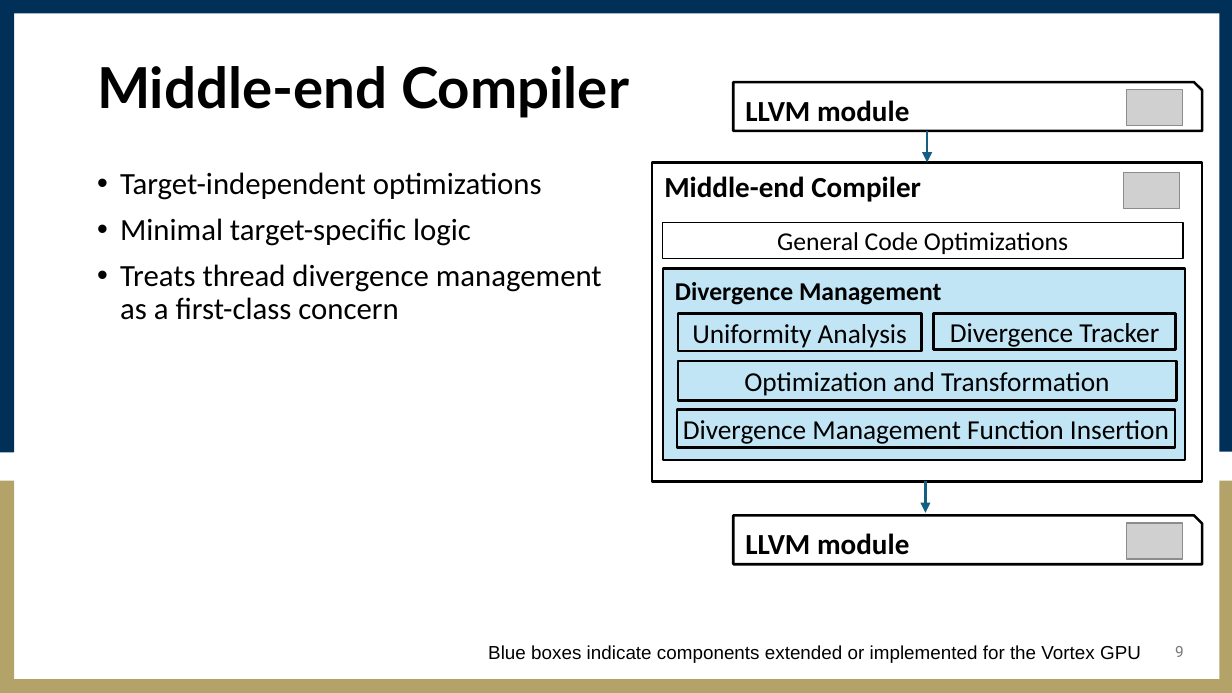
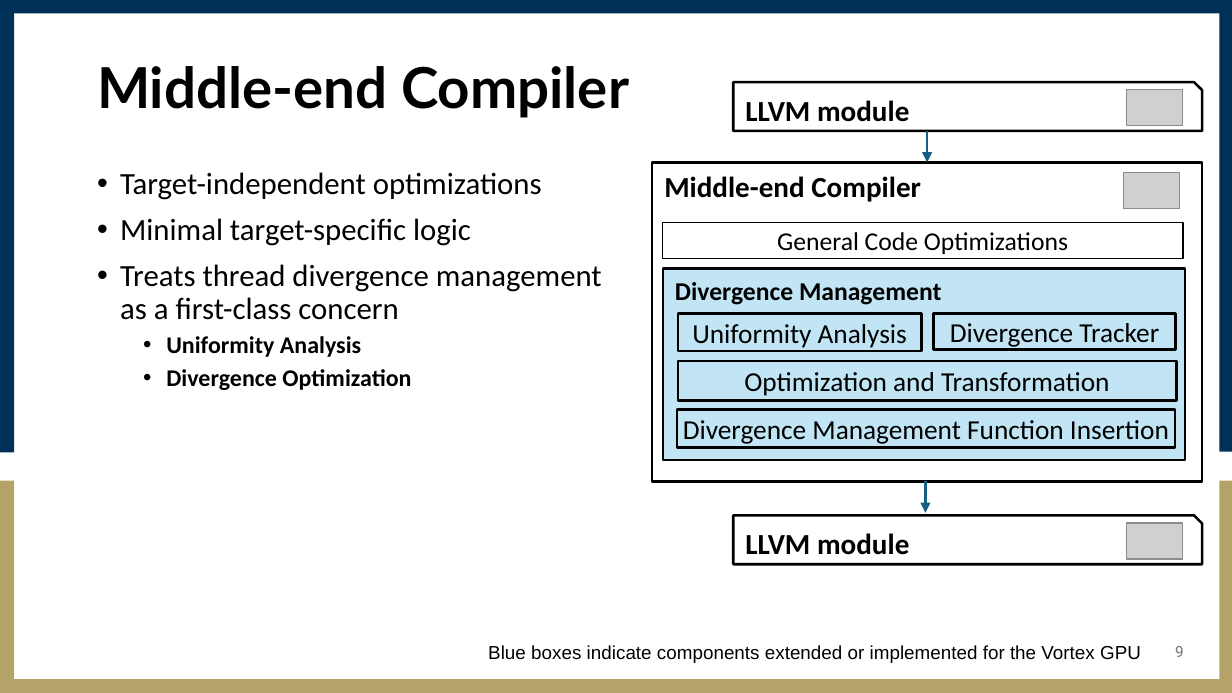
Before and after one commit to vortexgpgpu/vortex_tutorials, a slide deck: slide 9 of Slides_MICRO59/4.volt_compiler_pipeline.pptx. Drawn at 1232x693 pixels with LibreOffice and Linux fonts; fonts in the diff are those of the drawing; grey boxes stand for pictures. Boxes give left, top, right and bottom in pixels: in the first picture for what was removed or moved away, otherwise in the second. Text is boxed around its words. In the diff, an @@ line names an element or a change of style, - is before the commit and + after.

Commit message:
update vortex compiler pipeline slide

```diff
--- a/Slides_MICRO59/4.volt_compiler_pipeline.pptx
+++ b/Slides_MICRO59/4.volt_compiler_pipeline.pptx
@@ text at (166,336,411,390): paragraphs added @@
+  • Uniformity Analysis
+  • Divergence Optimization
```
Also in this commit, not shown: 1 other slide changed, 4 slides added.
